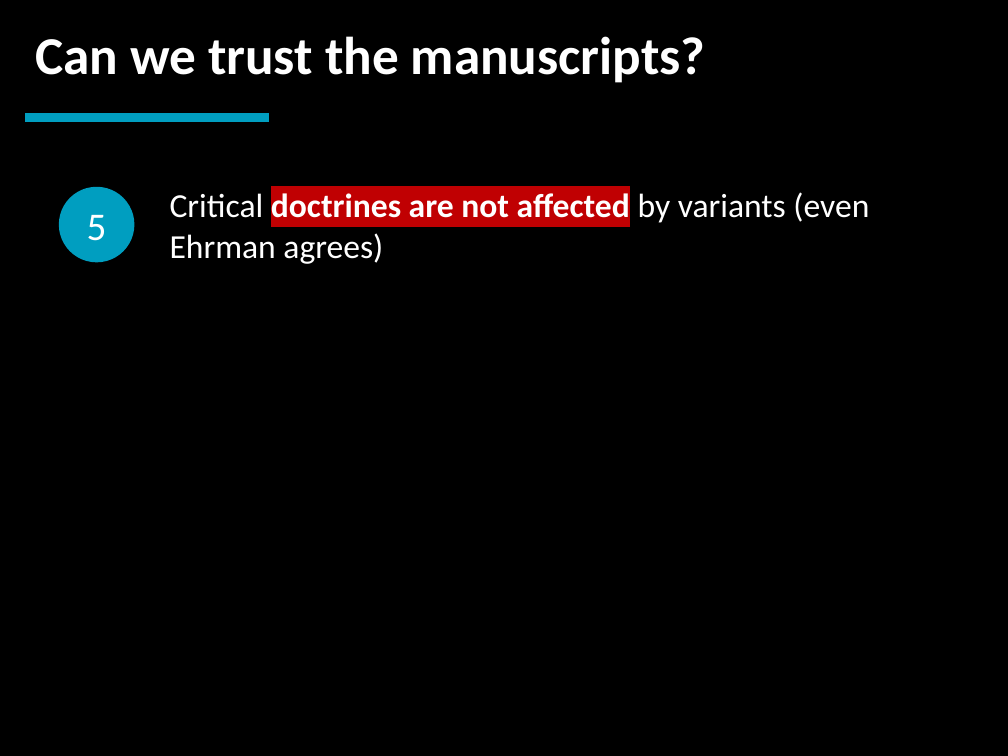
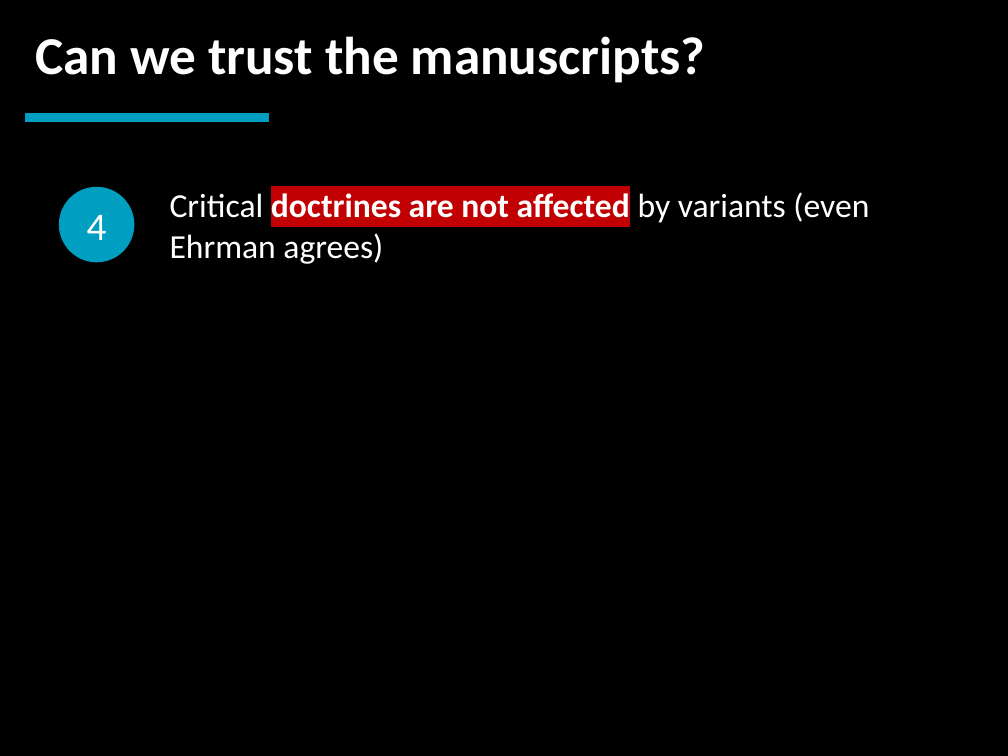
Before and after one commit to LukeMurphey/Ai1L, a slide deck: slide 20 of companion-website/public/files/22. Is the New Testament Corrupted.pptx (slide 19 before the commit). Drawn at 1008x756 pixels with LibreOffice and Linux fonts; fonts in the diff are those of the drawing. Boxes give left, top, right and bottom in pixels: in the first picture for what was removed or moved away, otherwise in the second. Text is boxed around its words. In the diff, an @@ line names an element or a change of style, - is before the commit and + after.

```diff
--- a/companion-website/public/files/22. Is the New Testament Corrupted.pptx
+++ b/companion-website/public/files/22. Is the New Testament Corrupted.pptx
@@ text in ellipse at <box>87,214,107,240</box>: text changed @@
-5
+4
```
Also in this commit, not shown: 6 other slides changed, 2 slides added, 1 slide removed.
